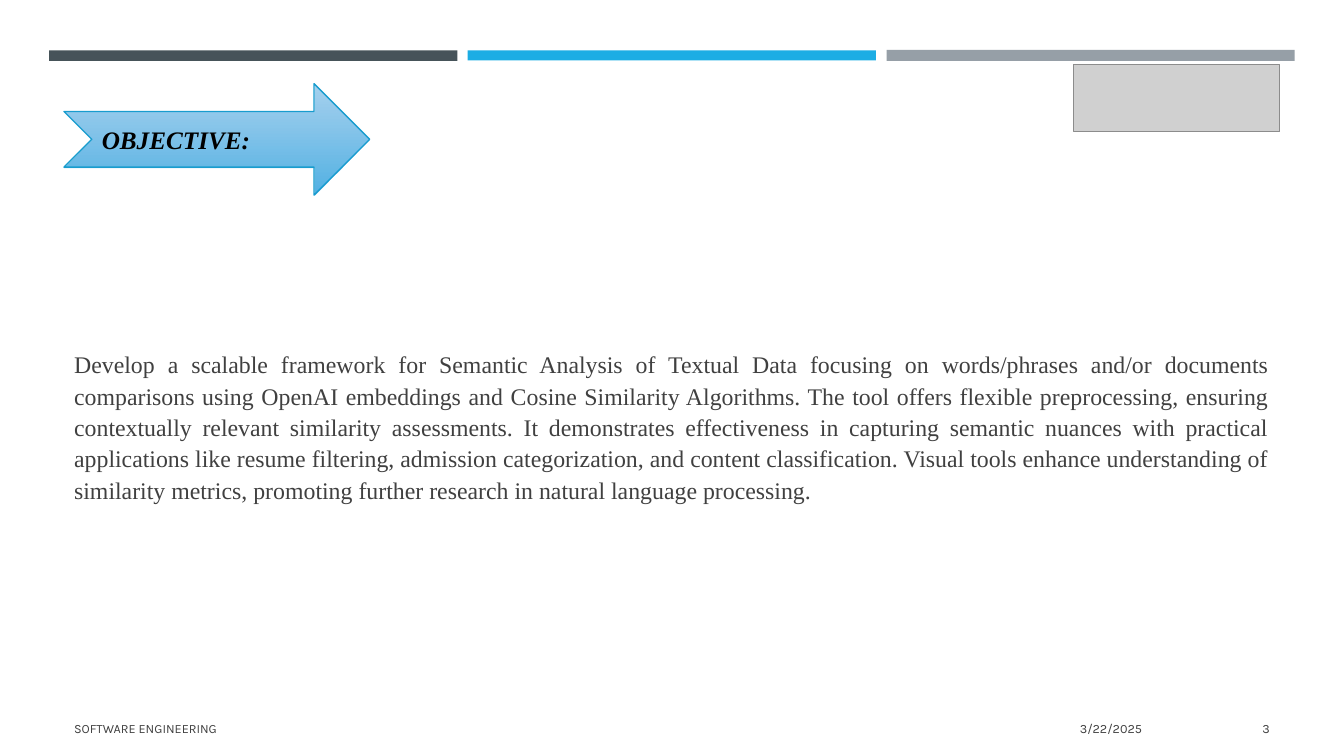
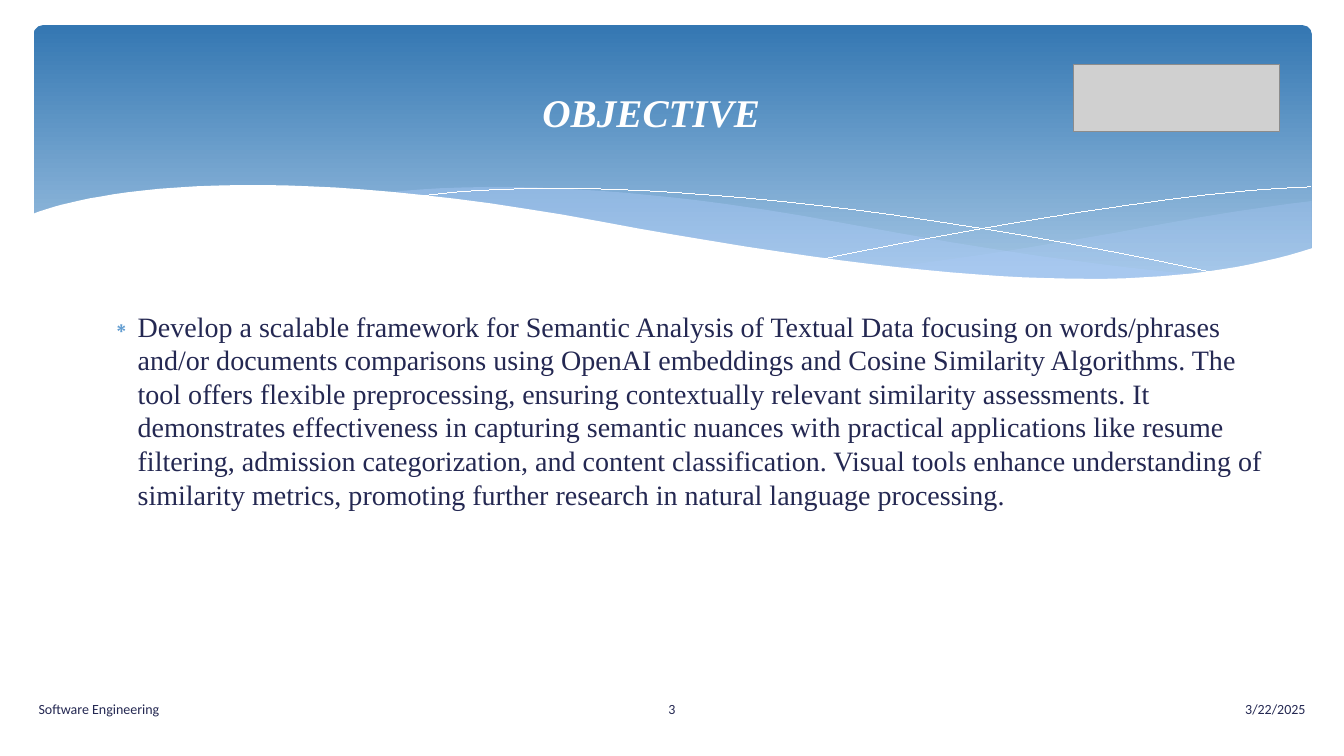
Before and after one commit to senthilmasters2024/Tech_Tweakers, a slide deck: slide 3 of SemanticAnalysisTextualData/SemanticAnalysisTextualData/Documentation/SemanticAnalysisTextualData.pptx. Drawn at 1344x756 pixels with LibreOffice and Linux fonts; fonts in the diff are those of the drawing; grey boxes stand for pictures. Boxes give left, top, right and bottom in pixels: in the first picture for what was removed or moved away, otherwise in the second. Text is boxed around its words. In the diff, an @@ line names an element or a change of style, - is before the commit and + after.

```diff
--- a/SemanticAnalysisTextualData/SemanticAnalysisTextualData/Documentation/SemanticAnalysisTextualData.pptx
+++ b/SemanticAnalysisTextualData/SemanticAnalysisTextualData/Documentation/SemanticAnalysisTextualData.pptx
@@ rounded rectangle added at bbox=[33, 25, 1312, 297], fill gradient #3477B2 to #A1C4E3 @@
@@ rectangle removed at bbox=[49, 50, 458, 60] @@
@@ rectangle removed at bbox=[468, 50, 876, 60] @@
@@ rectangle removed at bbox=[886, 50, 1295, 62] @@
@@ title "OBJECTIVE": place and size @@
-title "OBJECTIVE" at bbox=[65, 84, 370, 195]
+title "OBJECTIVE" at bbox=[542, 101, 760, 128]
@@ title "OBJECTIVE" at bbox=[542, 101, 760, 128]: fill gradient #9CCCED to #52B1E5 to none; outline #189CCE 1 pt to none @@
@@ title at bbox=[542, 101, 760, 128]: text changed; size 18 to 28 pt; text colour #000000 to #FFFFFF @@
-OBJECTIVE:
+OBJECTIVE
@@ group added at bbox=[31, 186, 1314, 332]: 5 freeform shapes @@
@@ text "Develop a scalable framework for ..." at bbox=[138, 317, 1261, 510]: size 17 to 20 pt, text colour #404040 to #242852; alignment justified to left; bullet none to ∗; list level 1 to 2 in "Develop a scalable framework for ..."; line spacing 1.1 to 1; vertical alignment middle to top @@
@@ text at bbox=[39, 704, 159, 717]: text changed; size 9 to 10 pt; font Karla to Calibri; text colour #404040 to #242852 @@
-SOFTWARE ENGINEERING
+Software Engineering
@@ page number: place and size @@
-page number at bbox=[1262, 725, 1269, 733]
+page number at bbox=[668, 705, 675, 714]
@@ page number at bbox=[668, 705, 675, 714]: size 9 to 10 pt, font Karla to Calibri, text colour #404040 to #242852; alignment right to centre @@
@@ text "3/22/2025": place and size @@
-text "3/22/2025" at bbox=[1080, 724, 1142, 734]
+text "3/22/2025" at bbox=[1245, 704, 1305, 715]
@@ text "3/22/2025" at bbox=[1245, 704, 1305, 715]: size 9 to 10 pt, font Karla to Calibri, text colour #404040 to #242852 @@
```
Also in this commit, not shown: 14 other slides changed, 2 slides added, 2 other files.
